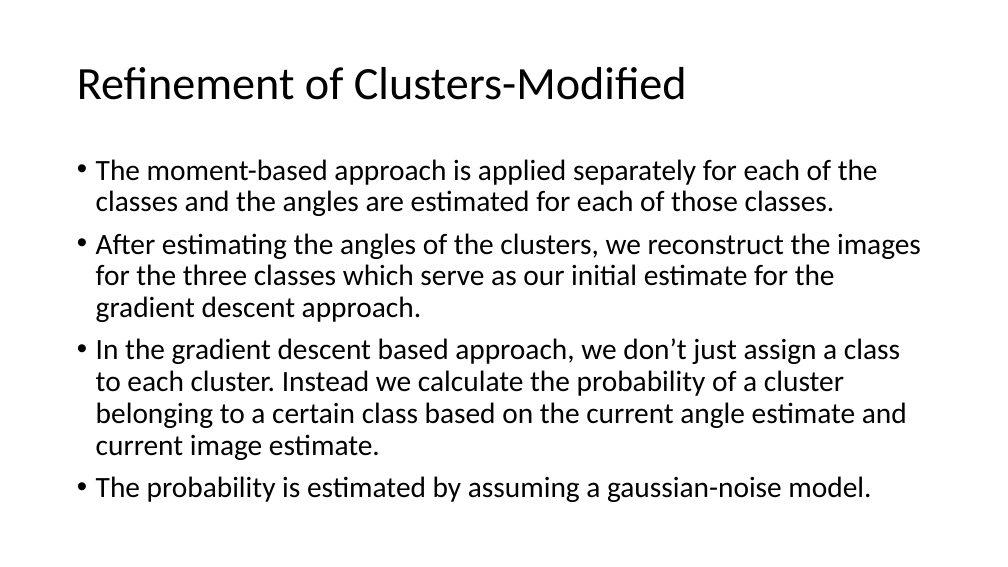
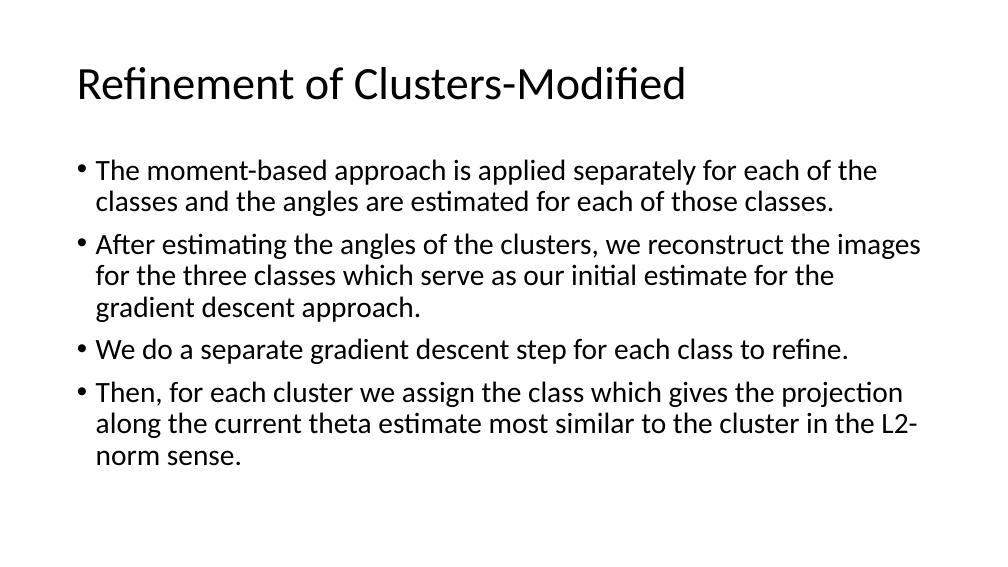
Before and after one commit to arunabh98/Heterogeneity-Symmetry-Tomography, a slide deck: slide 9 of reports/Project Status 9.pptx (slide 5 before the commit). Drawn at 1008x567 pixels with LibreOffice and Linux fonts; fonts in the diff are those of the drawing. Boxes give left, top, right and bottom in pixels: in the first picture for what was removed or moved away, otherwise in the second. Text is boxed around its words. In the diff, an @@ line names an element or a change of style, - is before the commit and + after.

Commit message:
Try graph laplacian approach

```diff
--- a/reports/Project Status 9.pptx
+++ b/reports/Project Status 9.pptx
@@ text at <box>96,338,917,466</box>: text changed @@
-• In the gradient descent based approach, we don’t just assign a class to each cluster. Instead we calculate the probability of a cluster belonging to a certain class based on the current angle estimate and current image estimate.
-• The probability is estimated by assuming a gaussian-noise model.
+• We do a separate gradient descent step for each class to refine.
+• Then, for each cluster we assign the class which gives the projection along the current theta estimate most similar to the cluster in the L2-norm sense.
```
Also in this commit, not shown: 1 other slide changed, 6 slides added, 49 other files.
